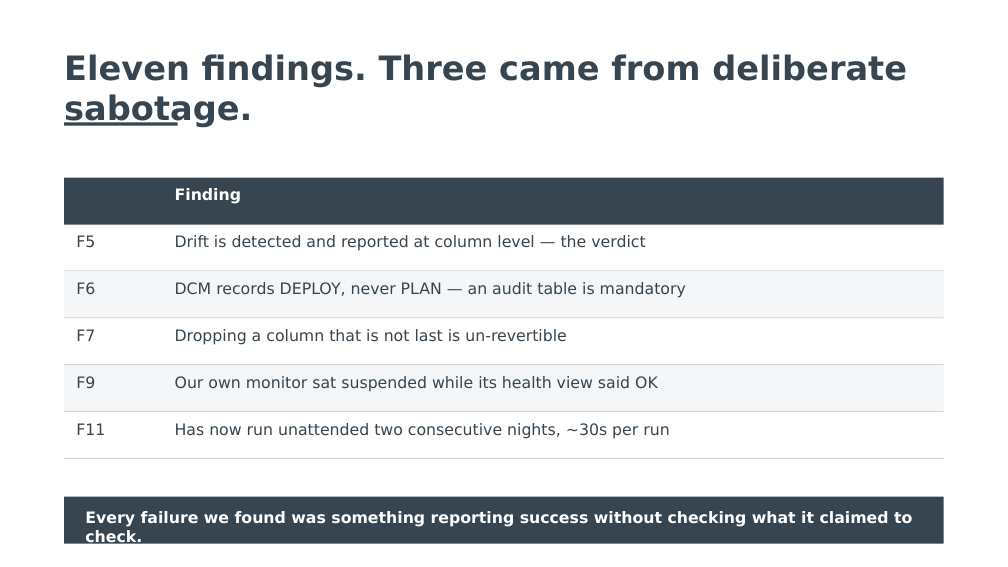
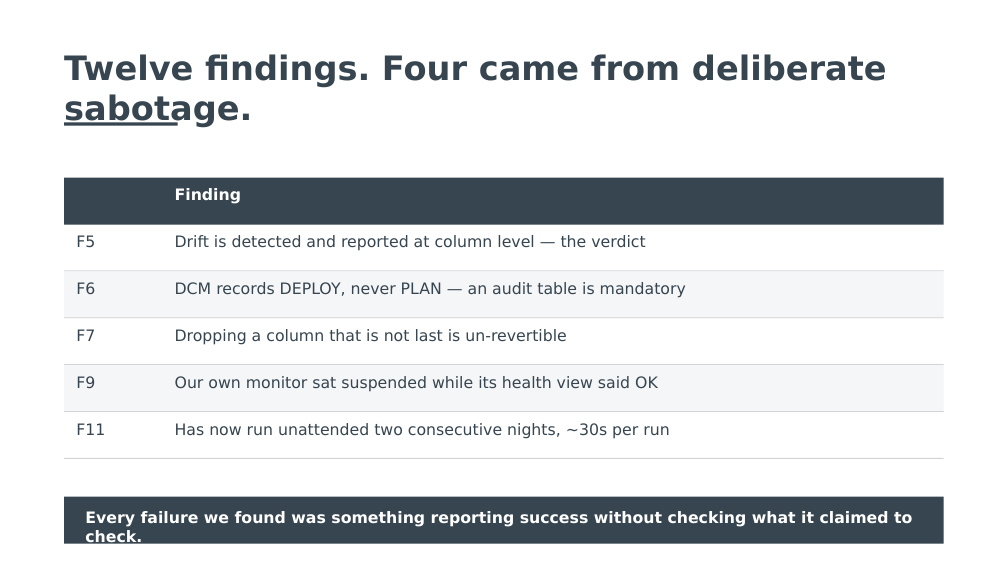
Before and after one commit to Codefordataengg/DMC_PBI, a slide deck: slide 16 of docs/DCM_Presentation.pptx. Drawn at 1008x567 pixels with LibreOffice and Linux fonts; fonts in the diff are those of the drawing. Boxes give left, top, right and bottom in pixels: in the first picture for what was removed or moved away, otherwise in the second. Text is boxed around its words. In the diff, an @@ line names an element or a change of style, - is before the commit and + after.

```diff
--- a/docs/DCM_Presentation.pptx
+++ b/docs/DCM_Presentation.pptx
@@ text at bbox=[64, 54, 887, 128]: text changed @@
-Eleven findings. Three came from deliberate sabotage.
+Twelve findings. Four came from deliberate sabotage.
```
Also in this commit, not shown: 4 other slides changed, 6 other files.
